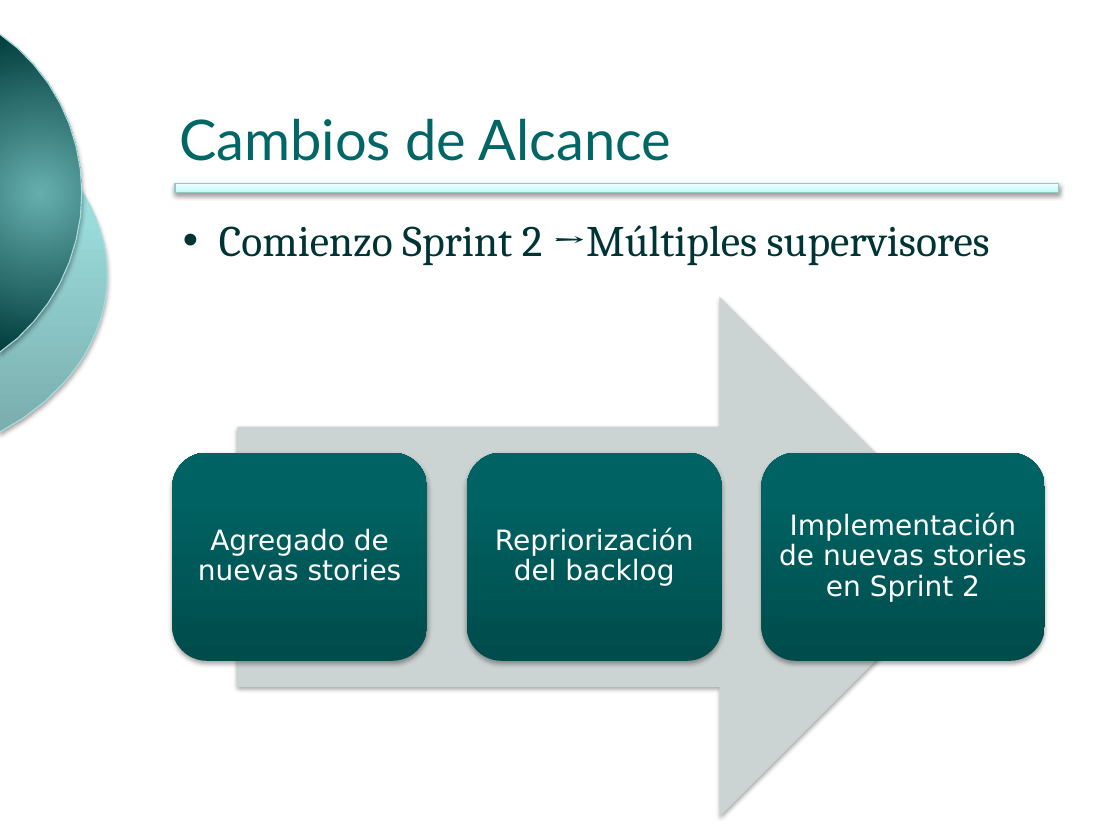
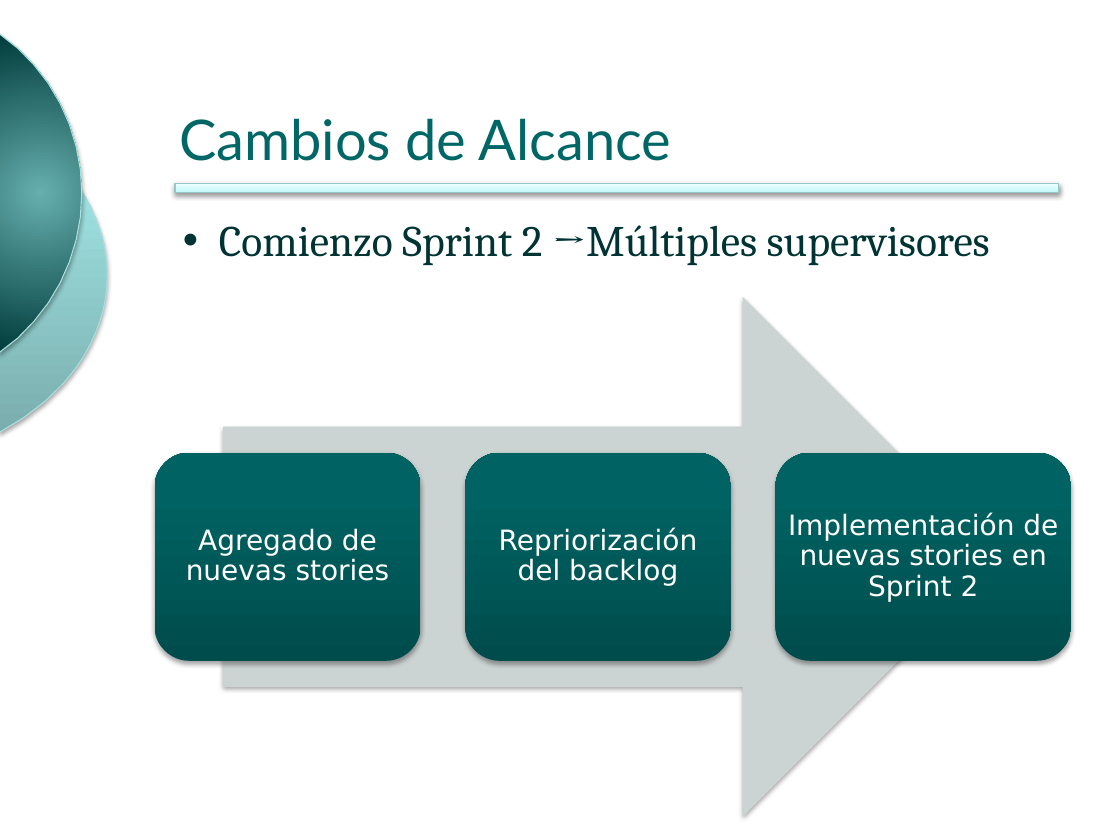
Before and after one commit to ingevy/taller-desarrollo-proyectos-ii-2do-2010, a slide deck: slide 12 of presentations/presentacionFinal.pptx. Drawn at 1120x840 pixels with LibreOffice and Linux fonts; fonts in the diff are those of the drawing; background and template pictures are left out. Boxes give left, top, right and bottom in pixels: in the first picture for what was removed or moved away, otherwise in the second. Text is boxed around its words. In the diff, an @@ line names an element or a change of style, - is before the commit and + after.

Commit message:
# pequeño cambio a la presentación final

```diff
--- a/presentations/presentacionFinal.pptx
+++ b/presentations/presentacionFinal.pptx
@@ right arrow: place and size @@
-right arrow at bbox=[237, 297, 980, 818]
+right arrow at bbox=[223, 297, 1002, 818]
@@ text "Agregado de nuevas stories": place and size @@
-text "Agregado de nuevas stories" at bbox=[198, 528, 402, 581]
+text "Agregado de nuevas stories" at bbox=[186, 528, 390, 581]
@@ rounded rectangle: place and size @@
-rounded rectangle at bbox=[172, 452, 428, 661]
+rounded rectangle at bbox=[155, 452, 421, 661]
@@ text "Repriorización del backlog": place and size @@
-text "Repriorización del backlog" at bbox=[495, 528, 694, 586]
+text "Repriorización del backlog" at bbox=[499, 528, 698, 586]
@@ rounded rectangle: place and size @@
-rounded rectangle at bbox=[467, 452, 722, 661]
+rounded rectangle at bbox=[465, 452, 731, 661]
@@ text "Implementación de nuevas stories en ..." rewrapped from bbox=[779, 513, 1027, 602] to bbox=[788, 513, 1058, 602] @@
@@ rounded rectangle: place and size @@
-rounded rectangle at bbox=[762, 452, 1045, 661]
+rounded rectangle at bbox=[775, 452, 1071, 661]
```
Also in this commit, not shown: 2 other slides changed.
